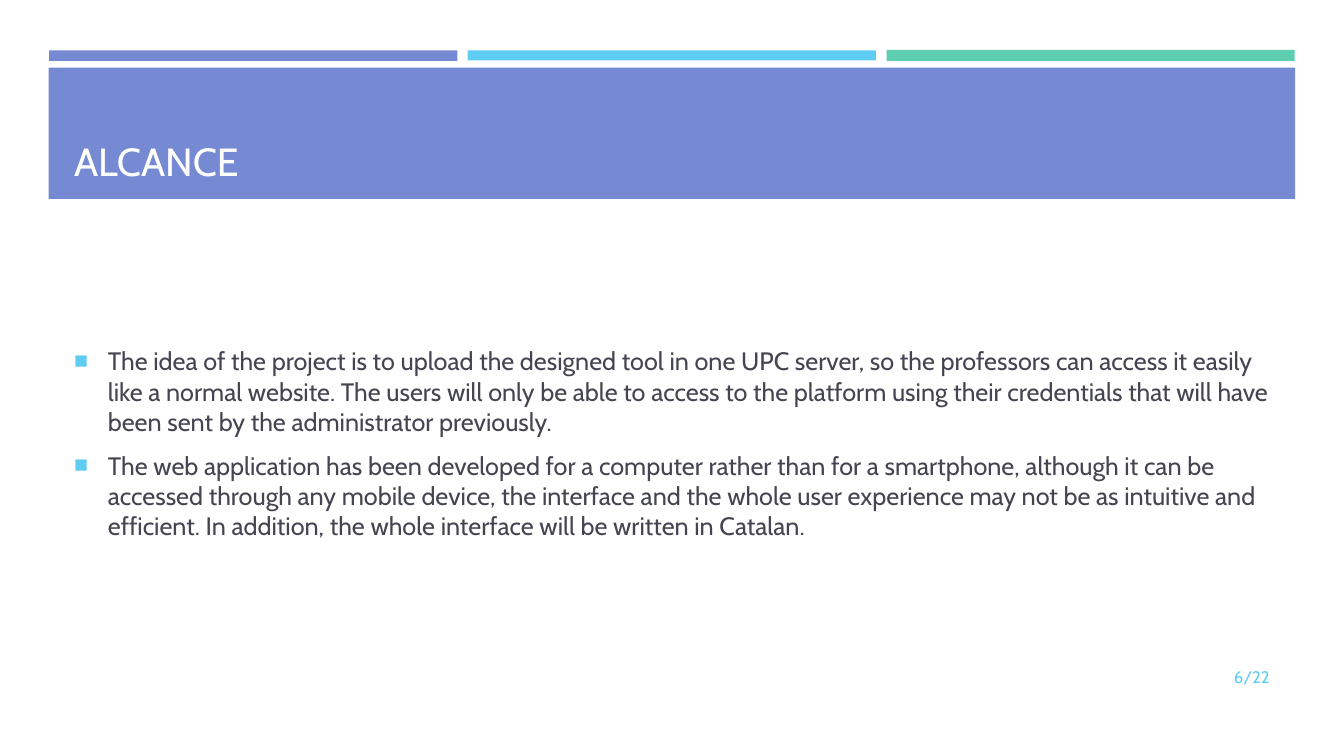
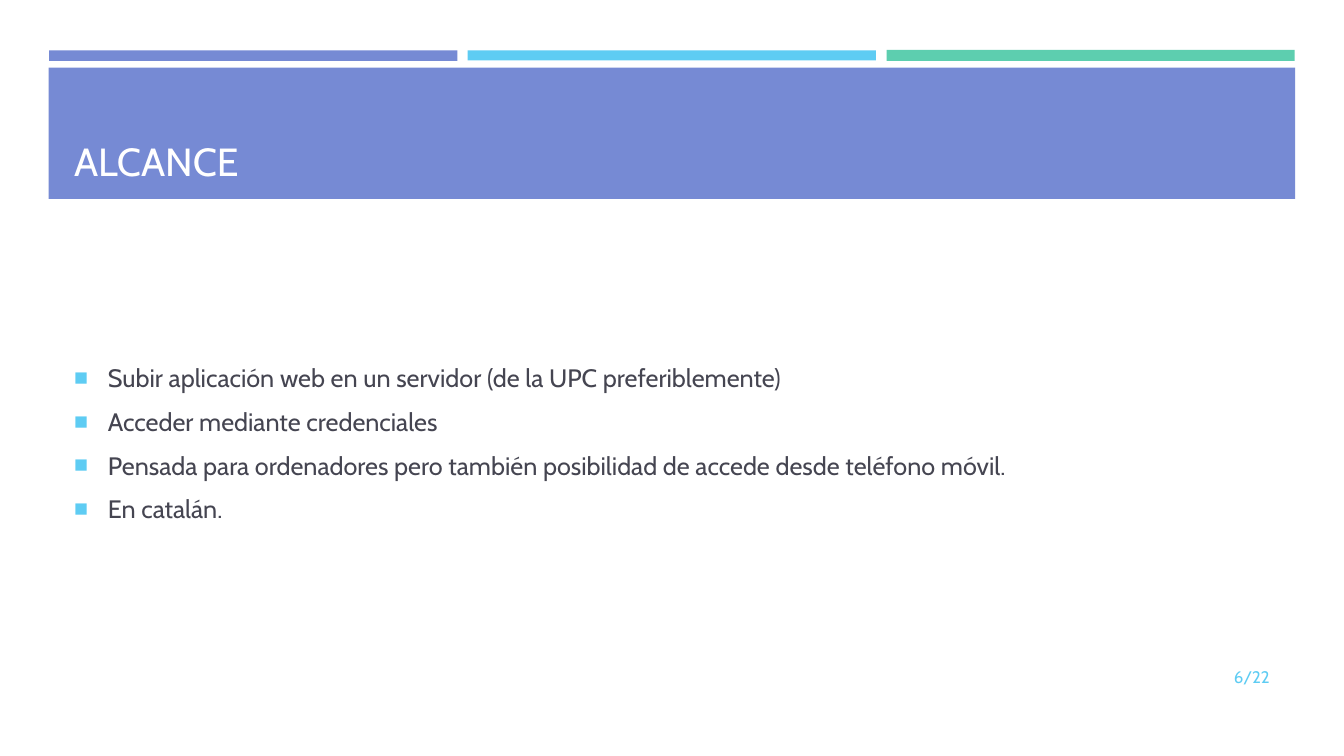
Before and after one commit to mdlunag/tfg, a slide deck: slide 6 of tfg_presentacio.pptx. Drawn at 1344x756 pixels with LibreOffice and Linux fonts; fonts in the diff are those of the drawing. Boxes give left, top, right and bottom in pixels: in the first picture for what was removed or moved away, otherwise in the second. Text is boxed around its words. In the diff, an @@ line names an element or a change of style, - is before the commit and + after.

```diff
--- a/tfg_presentacio.pptx
+++ b/tfg_presentacio.pptx
@@ text at box(108, 368, 1006, 519): text changed @@
-■ The idea of the project is to upload the designed tool in one UPC server, so the professors can access it easily like a normal website. The users will only be able to access to the platform using their credentials that will have been sent by the administrator previously.
-■ The web application has been developed for a computer rather than for a smartphone, although it can be accessed through any mobile device, the interface and the whole user experience may not be as intuitive and efficient. In addition, the whole interface will be written in Catalan.
+■ Subir aplicación web en un servidor (de la UPC preferiblemente)
+■ Acceder mediante credenciales
+■ Pensada para ordenadores pero también posibilidad de accede desde teléfono móvil.
+■ En catalán.
```
Also in this commit, not shown: 9 other slides changed, 6 slides added, 4 slides removed.
